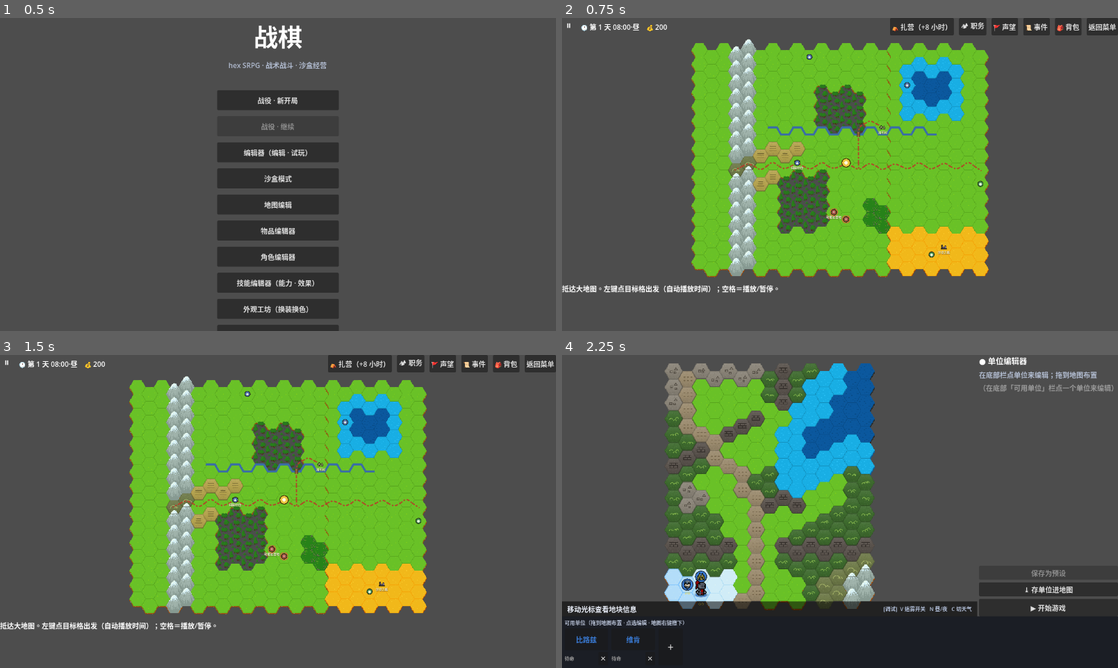
Above: before the commit, frames 1-4 (two rows, left to right).
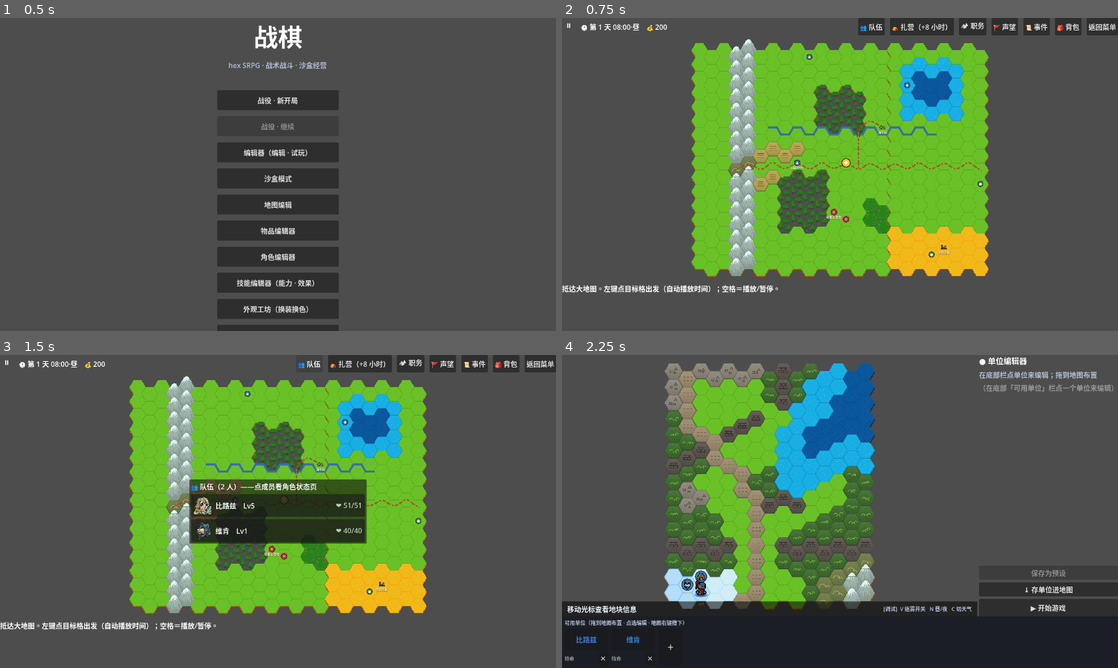
Above: after the commit, the same moments.

Repository: PileErico/SRPG
Game: Godot game, scene res://StartMenu.tscn
Two runs of this game, one before a commit and one after it. Both use one fixed random seed, a clock stepped at 60 frames per second and the inputs below.
Inputs (mouse positions are in pixels of both pictures, inside the frame that each line leads up to):
- Up to frame 1 (0.5 s): no input
- Up to frame 2 (0.75 s): click "战役 · 新开局" at 0.5 s
- Up to frame 3 (1.5 s): click (311, 364) at 1.25 s, where only the run after the commit has a clickable "👥 队伍"
- Up to frame 4 (2.25 s): click "⛺ 扎营（+8 小时）" at 2 s

Frame 1 is identical in both runs. In frame 2, 0.2% of the frame differs, in the area x 53-58%, y 0-6%; in frame 3, 6.6%, in the area x 34-66%, y 1-61%; in frame 4, nothing differs.

Commit message:
feat(大地图): 👥 队伍面板 + 角色状态卡——波2 垂直切片首环（队伍可见性）
- 顶栏 👥 队伍 → 花名册逐人行（立绘缩略/名·等级/HP 半血变红/重伤徽章），点行开角色状态卡
- 角色状态卡＝战斗侧同一份 UnitStatusPanel（非模态浮卡/ESC 关/<> 翻页）；宿主契约两口：
  board_units()=翻页集合（大地图=roster）、set_viewed_unit=高亮口（大地图空转）
- 验证：headless 驱动 开面板→开卡→翻页→关 全链无错；截图目检

Co-Authored-By: Claude Fable 5 <noreply@anthropic.com>

Diff:
--- a/Overworld.gd
+++ b/Overworld.gd
@@ -31,6 +31,8 @@
 const WorldSim := preload("res://WorldSim.gd")       # 大地图动态单位模拟（🟡 v1：玩家移动=世界回合）
 const WorldUnitDB := preload("res://WorldUnitDB.gd") # 动态单位类型注册表
 const MinHeap := preload("res://MinHeap.gd")         # 寻路优先队列（find_path；与 BattleState._dijkstra 共用实现）
+const UnitStatusPanel := preload("res://UnitStatusPanel.gd")   # 👥 角色状态卡（与战斗侧同一份；宿主契约见 _open_status_panel）
+const TextureCache := preload("res://TextureCache.gd")         # 队伍面板成员立绘缩略
 
 const MAP_PATH := "res://maps/overworld/world.json"
 const HOURS_PER_COST := 1    # 1 点通行成本 ＝ 1 小时（大世界成本＝terrains.json move.overworld_cost：道路 1h/格、平原 2h、山 6h）
@@ -818,6 +820,10 @@
 	_time_label.size_flags_horizontal = Control.SIZE_EXPAND_FILL
 	_time_label.vertical_alignment = VERTICAL_ALIGNMENT_CENTER
 	top.add_child(_time_label)
+	var party_b := Button.new()
+	party_b.text = "👥 队伍"
+	party_b.pressed.connect(_open_party_panel)
+	top.add_child(party_b)
 	var camp_b := Button.new()
 	camp_b.text = "⛺ 扎营（+%d 小时）" % CAMP_HOURS
 	camp_b.pressed.connect(_on_camp)
@@ -1202,6 +1208,108 @@
 	_autosave()
 	_open_inventory_panel()
 
+# ============ 👥 队伍（波2 垂直切片首环：大地图看得见自己的人）============
+
+var _party_popup: PopupPanel
+var _status_panel        # UnitStatusPanel 实例（懒建；非模态浮卡，ESC 关）
+
+# 队伍面板：花名册逐人一行（立绘缩略 + 名/等级 + HP + 重伤徽章），点行 → 角色状态卡。
+func _open_party_panel() -> void:
+	var ws = WorldState.current
+	if ws == null:
+		return
+	if _party_popup != null and is_instance_valid(_party_popup):
+		_party_popup.queue_free()
+	var ui = CampaignUI.popup(400)
+	_party_popup = ui["popup"]
+	add_child(_party_popup)
+	var v: VBoxContainer = ui["box"]
+	var title := Label.new()
+	title.text = "👥 队伍（%d 人）——点成员看角色状态页" % ws.roster.size()
+	v.add_child(title)
+	if ws.roster.is_empty():
+		var none := Label.new()
+		none.text = "（花名册为空）"
+		none.add_theme_color_override("font_color", CampaignUI.MUTED)
+		v.add_child(none)
+	for u in ws.roster:
+		v.add_child(_party_row(u))
+	_party_popup.popup_centered()
+
+func _party_row(u) -> Control:
+	var b := Button.new()
+	b.custom_minimum_size = Vector2(0, 52)
+	b.focus_mode = Control.FOCUS_NONE
+	b.clip_contents = true
+	var member = u
+	b.pressed.connect(func():
+		if _party_popup != null and is_instance_valid(_party_popup):
+			_party_popup.hide()
+		_open_status_panel(member))
+	var margin := MarginContainer.new()
+	margin.set_anchors_preset(Control.PRESET_FULL_RECT)
+	margin.mouse_filter = Control.MOUSE_FILTER_IGNORE
+	margin.add_theme_constant_override("margin_left", 6)
+	margin.add_theme_constant_override("margin_right", 6)
+	b.add_child(margin)
+	var hb := HBoxContainer.new()
+	hb.mouse_filter = Control.MOUSE_FILTER_IGNORE
+	hb.add_theme_constant_override("separation", 10)
+	margin.add_child(hb)
+	var icon := TextureRect.new()
+	icon.custom_minimum_size = Vector2(40, 46)
+	icon.expand_mode = TextureRect.EXPAND_IGNORE_SIZE
+	icon.stretch_mode = TextureRect.STRETCH_KEEP_ASPECT_CENTERED
+	icon.texture_filter = CanvasItem.TEXTURE_FILTER_NEAREST
+	icon.mouse_filter = Control.MOUSE_FILTER_IGNORE
+	var tex = TextureCache.get_tex(str(u.portrait))
+	if tex == null:
+		tex = TextureCache.get_tex(str(u.icon))
+	if tex != null:
+		icon.texture = tex
+	else:
+		icon.modulate = Color(1, 1, 1, 0.2)
+	hb.add_child(icon)
+	var name_l := Label.new()
+	name_l.text = "%s　Lv%d" % [str(u.unit_name), int(u.level)]
+	name_l.size_flags_horizontal = Control.SIZE_EXPAND_FILL
+	name_l.mouse_filter = Control.MOUSE_FILTER_IGNORE
+	hb.add_child(name_l)
+	var ws = WorldState.current
+	if ws != null and int(u.injured_until) > ws.clock_hours:
+		var inj := Label.new()
+		inj.text = "🤕 重伤休整"
+		inj.add_theme_color_override("font_color", CampaignUI.WARN)
+		inj.mouse_filter = Control.MOUSE_FILTER_IGNORE
+		hb.add_child(inj)
+	var hp := int(u.stats.get("HP", 0))
+	var hpmax := int(u.effective_stat("HP_max"))
+	var hp_l := Label.new()
+	hp_l.text = "❤ %d/%d" % [hp, hpmax]
+	hp_l.add_theme_color_override("font_color",
+		CampaignUI.DANGER if hp * 2 < hpmax else Color(0.72, 0.82, 0.72))
+	hp_l.mouse_filter = Control.MOUSE_FILTER_IGNORE
+	hb.add_child(hp_l)
+	return b
+
+# 打开角色状态卡（战斗侧同一份 UnitStatusPanel，非模态浮卡/ESC 关/<> 翻页）。
+# 宿主契约（面板 host 只要这两口）：board_units()＝翻页集合（大地图＝花名册）；set_viewed_unit＝棋子高亮（大地图无＝空转）。
+func _open_status_panel(u) -> void:
+	if _status_panel == null or not is_instance_valid(_status_panel):
+		_status_panel = UnitStatusPanel.new()
+		_status_panel.set_anchors_preset(Control.PRESET_FULL_RECT)
+		_status_panel.host = self
+		add_child(_status_panel)
+	_status_panel.open(u)
+
+func board_units() -> Array:
+	var ws = WorldState.current
+	return ws.roster if ws != null else []
+
+func set_viewed_unit(_u) -> void:
+	pass   # 大地图无棋子查看高亮（面板 close/open 回调口）
+
+
 # 返回菜单：先自动存档（current 由 StartMenu._ready 统一清——「继续」从磁盘重读，保留只会泄漏进沙盒）
 func _on_back_to_menu() -> void:
 	_autosave()
Not shown, changed: docs/模块_大地图.md
